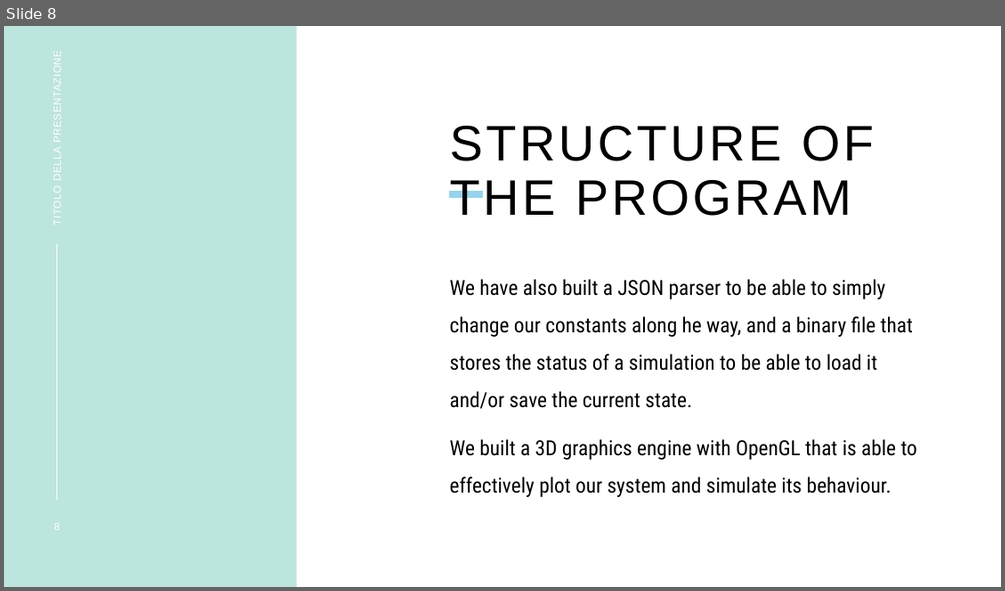
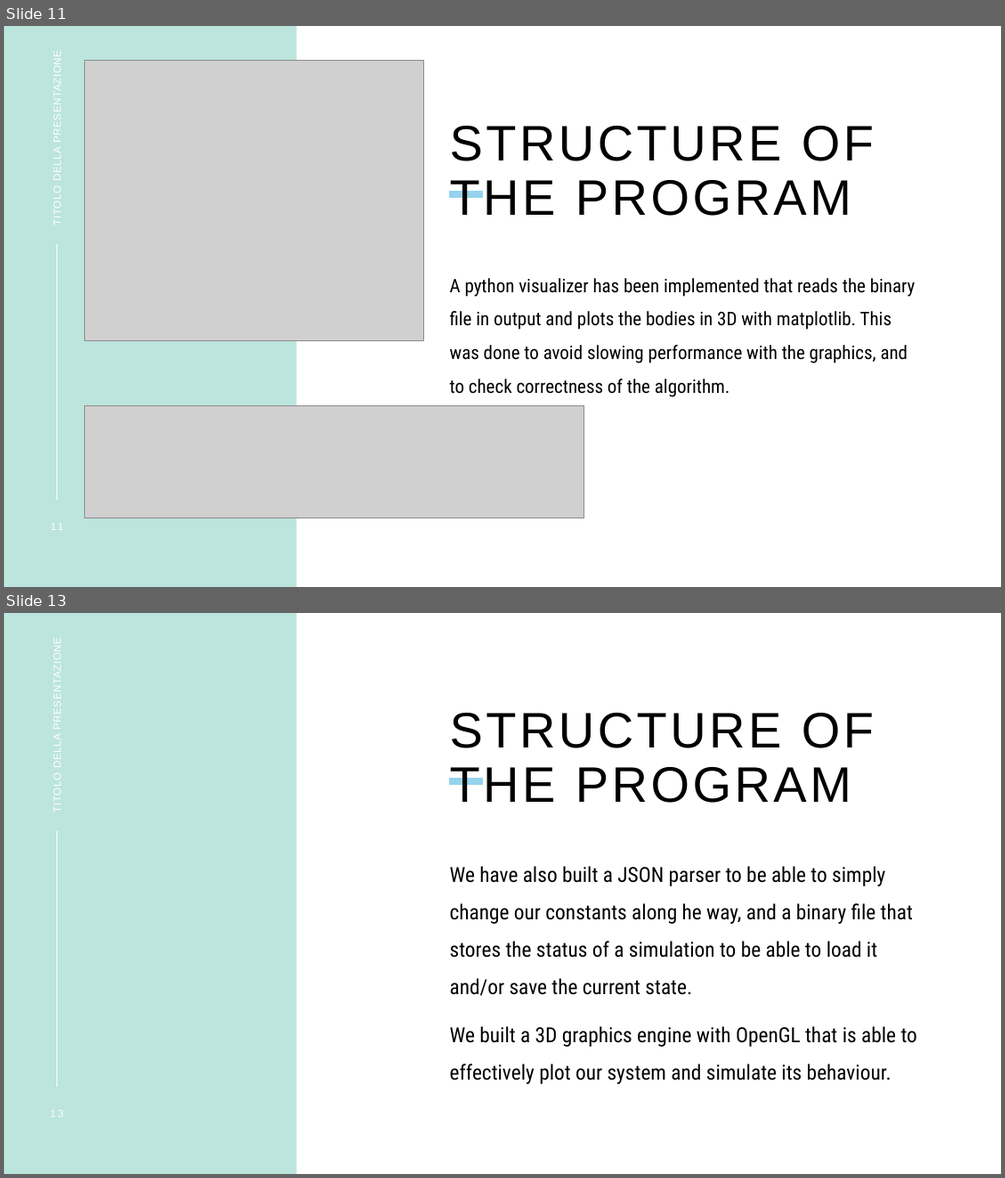
Before and after one commit to matteo-riga/Nbody_Project_Exam, a slide deck: Progetto-AMSC-NBody/nbody_project_barnes_hut.pptx. Shown one above the other, each under a label of ours: slide 8 before the commit, slides 11 and 13 after it; the slides between them are not shown. The pictures are 1005x591 and 1005x1178 pixels, drawn with LibreOffice and Linux fonts; fonts in the diff are those of the drawing; grey boxes stand for pictures. Boxes give left, top, right and bottom in pixels: in the first picture for what was removed or moved away, otherwise in the second. Text is boxed around its words. In the diff, an @@ line names an element or a change of style, - is before the commit and + after.

```diff
--- a/Progetto-AMSC-NBody/nbody_project_barnes_hut.pptx
+++ b/Progetto-AMSC-NBody/nbody_project_barnes_hut.pptx
@@ slide 11 added at (4,26,1001,587), background #BCE5DD; not listed: 4 template elements that a slide beside it also shows @@
@@ text added at (51,59,63,223), 10 pt, text #FFFFFF @@
+TITOLO DELLA PRESENTAZIONE
@@ picture added at (84,60,423,340) @@
@@ title added at (450,126,874,216), 48 pt, text #000000 @@
+STRUCTURE OF THE PROGRAM
@@ text added at (450,278,915,397), 18 pt, text #000000 @@
+A python visualizer has been implemented that reads the binary file in output and plots the bodies in 3D with matplotlib. This was done to avoid slowing performance with the graphics, and to check correctness of the algorithm.
@@ picture added at (84,406,584,519) @@
@@ page number added at (50,523,63,530), 10 pt, text #FFFFFF @@
+11
@@ what was slide 8 is now slide 13 @@
@@ page number at (50,1110,64,1117): text changed @@
-8
+13
```
Also in this commit, not shown: 4 slides changed, 6 other slides added.
